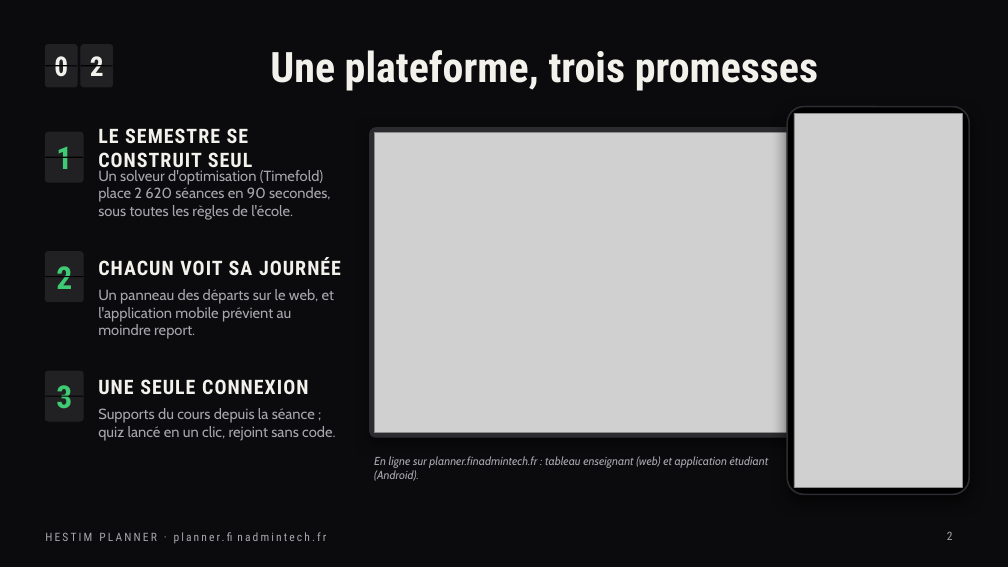
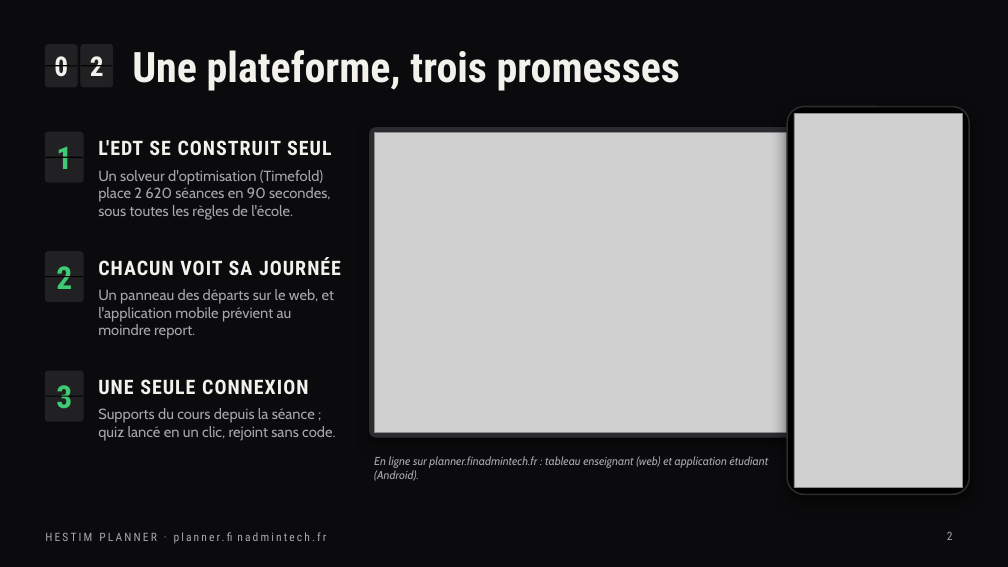
Before and after one commit to Claude20022002/plan_B_projet_PACTE, a slide deck: slide 2 of docs/presentation/HESTIM-Planner-pitch.pptx. Drawn at 1008x567 pixels with LibreOffice and Linux fonts; fonts in the diff are those of the drawing; grey boxes stand for pictures. Boxes give left, top, right and bottom in pixels: in the first picture for what was removed or moved away, otherwise in the second. Text is boxed around its words. In the diff, an @@ line names an element or a change of style, - is before the commit and + after.

```diff
--- a/docs/presentation/HESTIM-Planner-pitch.pptx
+++ b/docs/presentation/HESTIM-Planner-pitch.pptx
@@ title "Une plateforme, trois promesses" at bbox=[132, 50, 680, 91]: alignment centre to left @@
@@ text at bbox=[98, 140, 332, 156]: text changed @@
-LE SEMESTRE SE CONSTRUIT SEUL
+L'EDT SE CONSTRUIT SEUL
```
Also in this commit, not shown: 2 other slides changed.
